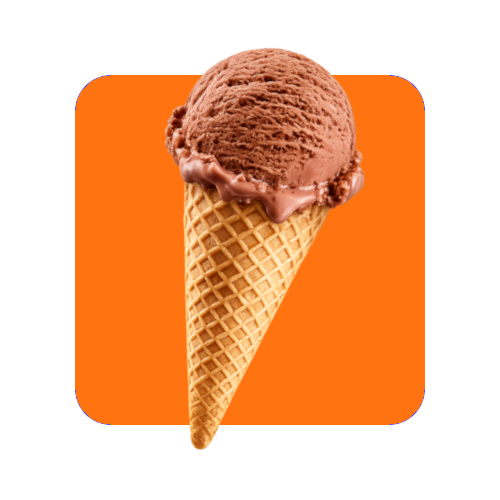
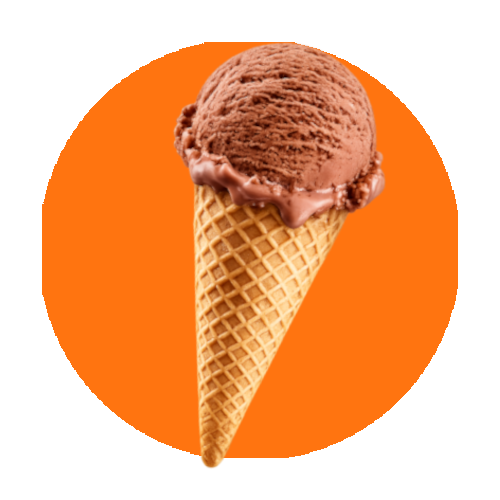
Revision of a layered 500×500 image; what changed, layer by layer:
painted on "ca3782d0-9c2d-4751-bd4a-203357559420.png" over <box>163,41,387,469</box>
renamed "cópia de cópia de Fundo" to "Background copy", painted on it over <box>42,42,458,458</box>
